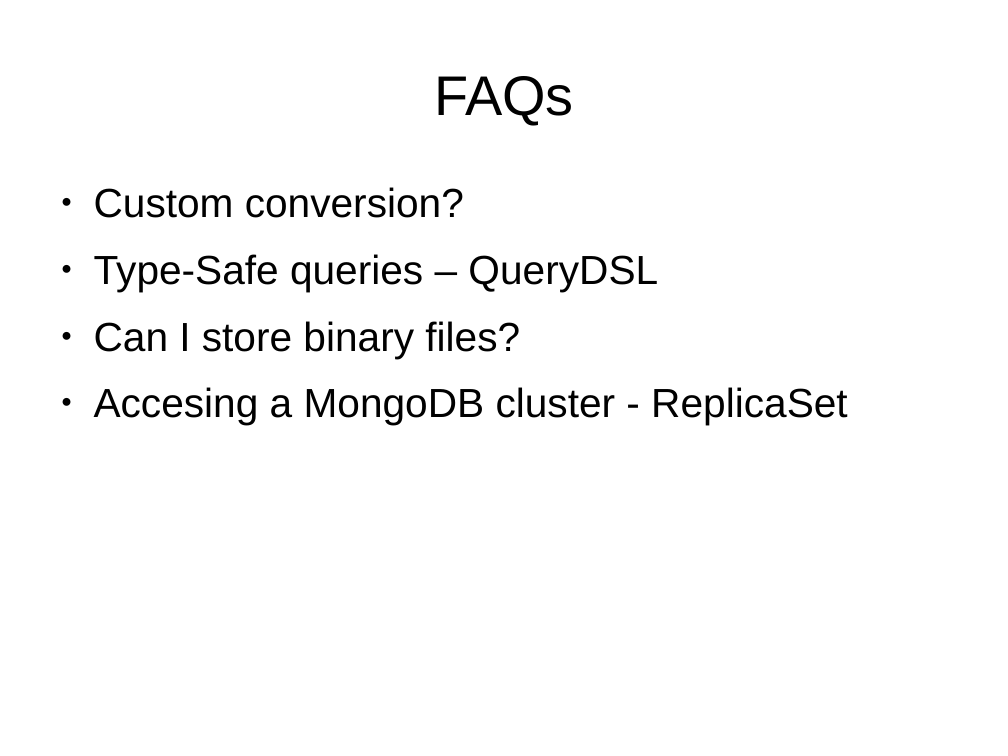
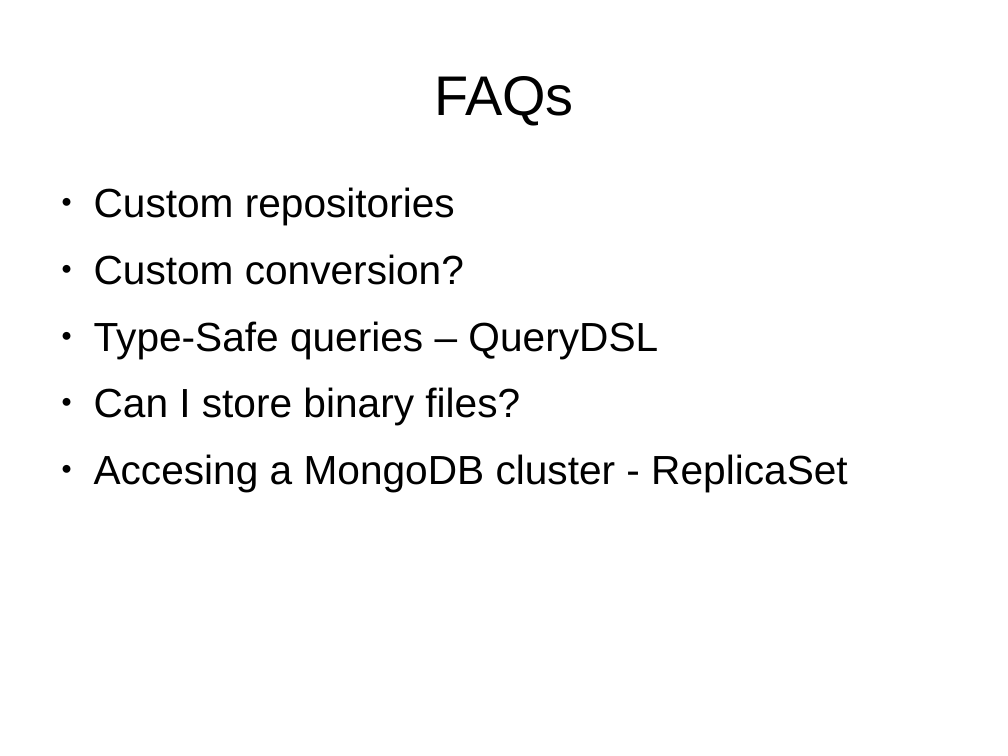
Before and after one commit to martinicr/spring-data-tech-talk, a slide deck: slide 13 of spring-data-mongodb.odp. Drawn at 1008x756 pixels with LibreOffice and Linux fonts; fonts in the diff are those of the drawing. Boxes give left, top, right and bottom in pixels: in the first picture for what was removed or moved away, otherwise in the second. Text is boxed around its words. In the diff, an @@ line names an element or a change of style, - is before the commit and + after.

```diff
--- a/spring-data-mongodb.odp
+++ b/spring-data-mongodb.odp
@@ text at (94,187,455,225): paragraph added @@
+● Custom repositories
```
Also in this commit, not shown: 1 other slide changed, 1 other file.
